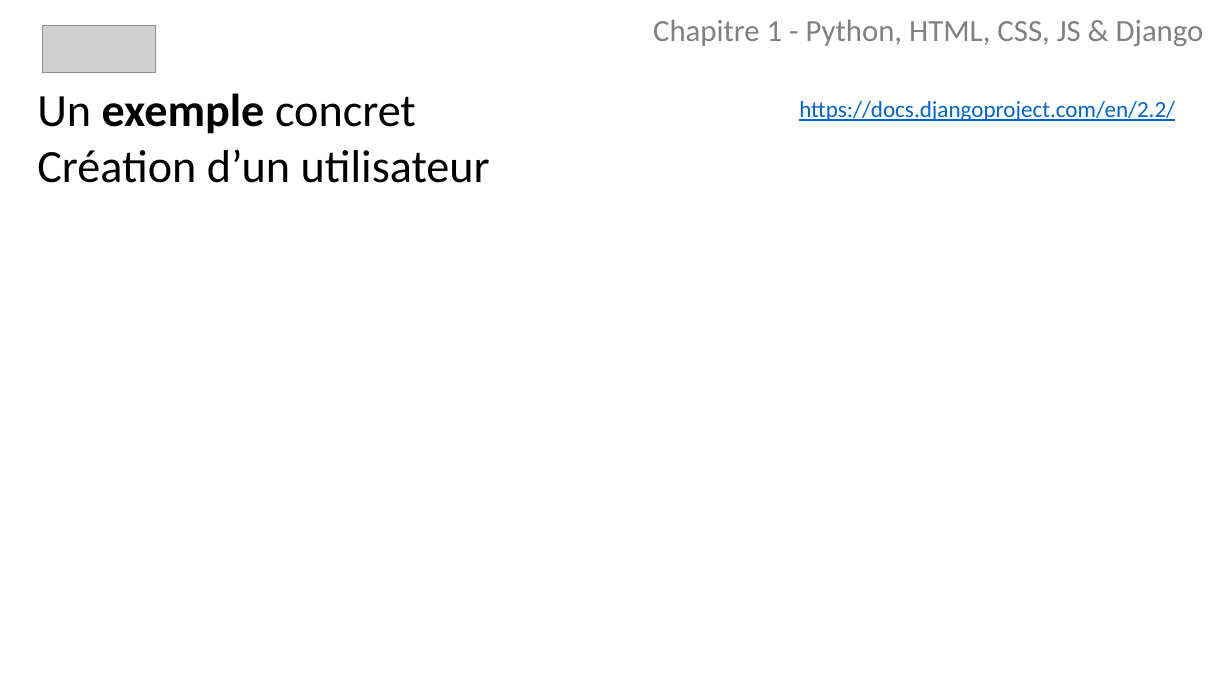
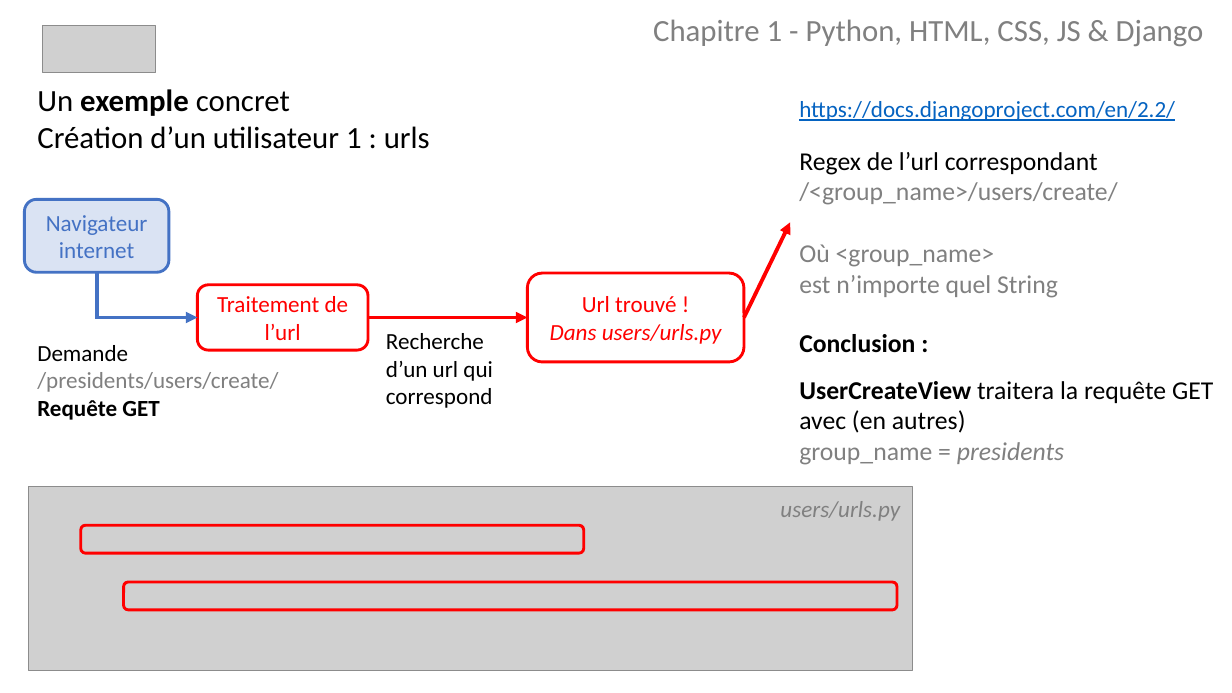
Before and after one commit to borgia-app/Borgia-docs, a slide deck: slide 17 of presentations/Python.pptx. Drawn at 1232x693 pixels with LibreOffice and Linux fonts; fonts in the diff are those of the drawing; grey boxes stand for pictures. Boxes give left, top, right and bottom in pixels: in the first picture for what was removed or moved away, otherwise in the second. Text is boxed around its words. In the diff, an @@ line names an element or a change of style, - is before the commit and + after.

```diff
--- a/presentations/Python.pptx
+++ b/presentations/Python.pptx
@@ text at (x1=37, y1=89, x2=290, y2=116): size 36 to 24 pt in "Un exemple concret" @@
@@ text at (x1=37, y1=126, x2=430, y2=149): text changed; size 36 to 24 pt @@
-Création d’un utilisateur
+Création d’un utilisateur 1 : urls
@@ text added at (x1=799, y1=152, x2=1117, y2=298), 20 pt, text #808080 @@
+Regex de l’url correspondant
+/<group_name>/users/create/
+Où <group_name>
+est n’importe quel String
@@ rounded rectangle added at (x1=24, y1=200, x2=168, y2=273), fill #DAE3F3, outline #4472C4 2.25 pt, 18 pt, text #4472C4 @@
+Navigateur internet
@@ arrow added from (744, 318) to (790, 223), #FF0000 3 pt @@
@@ elbow arrow added from (97, 273) to (198, 318), #4472C4 3 pt @@
@@ rounded rectangle added at (x1=198, y1=285, x2=369, y2=350), fill #FFFFFF, outline #FF0000 2.25 pt, 18 pt, text #FF0000 @@
+Traitement de l’url
@@ rounded rectangle added at (x1=528, y1=273, x2=744, y2=361), fill #FFFFFF, outline #FF0000 2.25 pt, 18 pt, text #FF0000, italic @@
+Url trouvé !
+Dans users/urls.py
@@ arrow added from (368, 318) to (528, 318), #FF0000 3 pt @@
@@ text added at (x1=37, y1=345, x2=278, y2=420), 18 pt, text #808080 @@
+Demande
+/presidents/users/create/
+Requête GET
@@ text added at (x1=386, y1=333, x2=493, y2=408), 18 pt, text #000000 @@
+Recherche d’un url qui correspond
@@ text added at (x1=799, y1=334, x2=1213, y2=465), 20 pt, text #000000 @@
+Conclusion :
+UserCreateView traitera la requête GET
+avec (en autres)
+group_name = presidents
@@ picture added at (x1=29, y1=487, x2=913, y2=671) @@
@@ text added at (x1=780, y1=501, x2=900, y2=521), 18 pt, text #808080, italic @@
+users/urls.py
@@ rounded rectangle added at (x1=80, y1=525, x2=583, y2=553), outline #FF0000 2.25 pt @@
@@ rounded rectangle added at (x1=124, y1=582, x2=897, y2=610), outline #FF0000 2.25 pt @@
```
Also in this commit, not shown: 13 other slides changed, 10 slides added, 1 slide removed, 1 other file.
